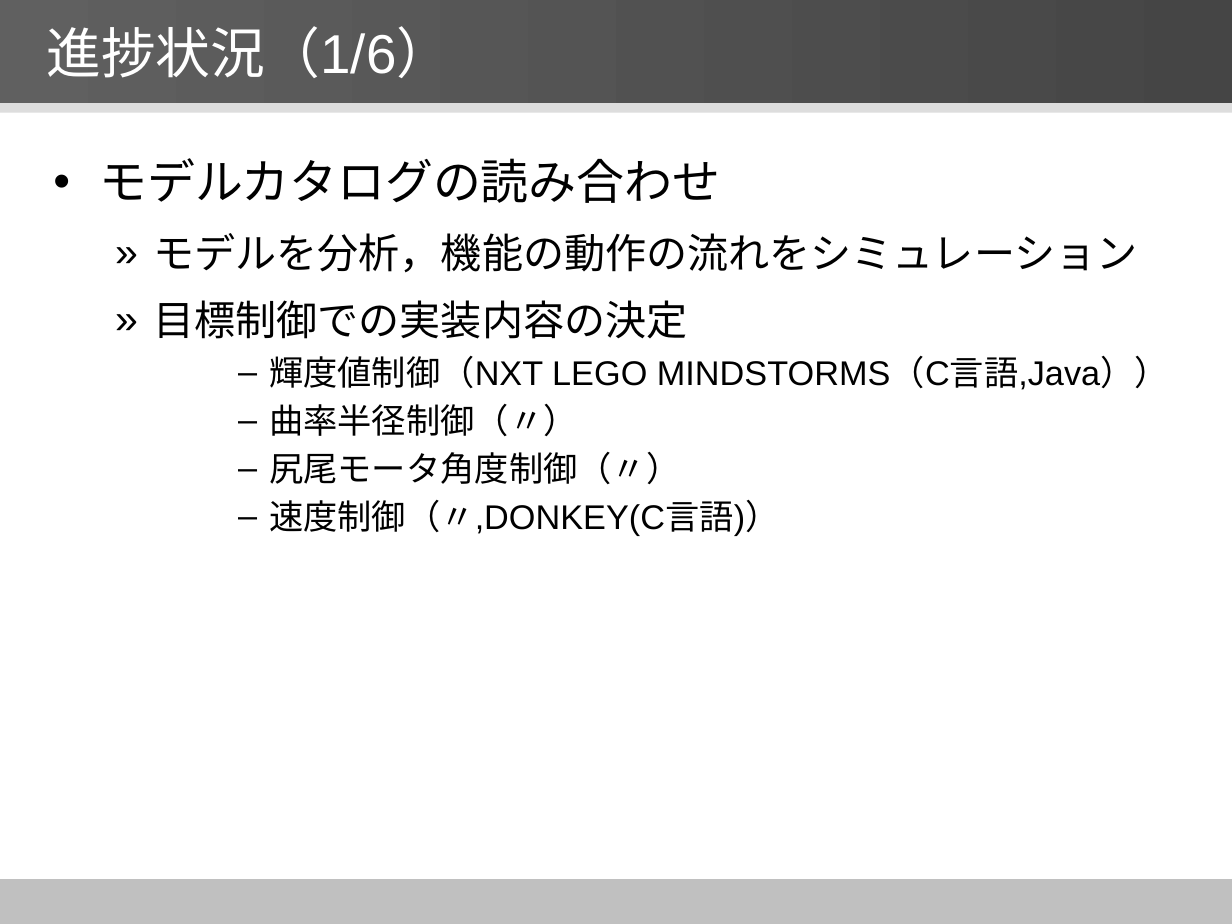
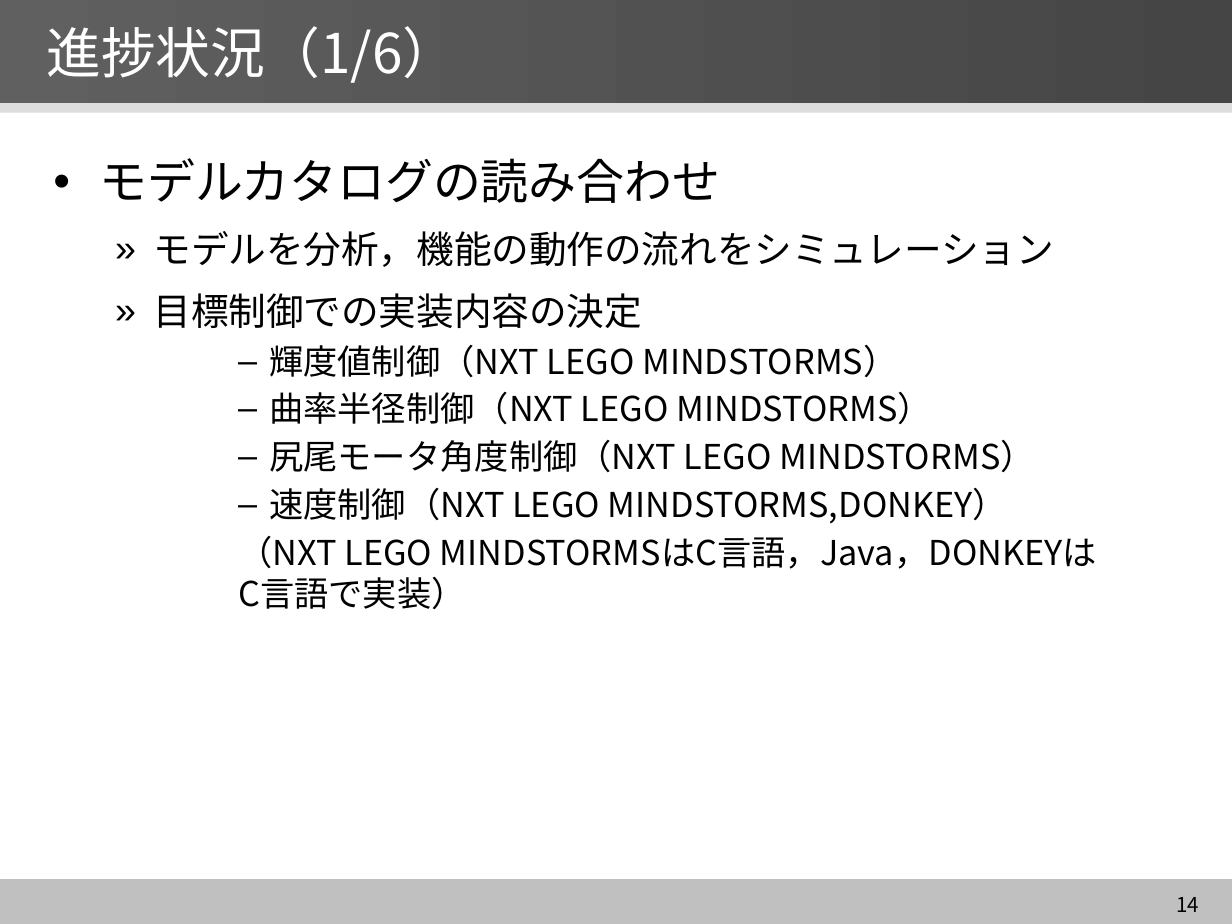
Before and after one commit to YutaNiimura/leJOS-OSEK, a slide deck: slide 14 of 中間発表関連/5I25新村祐太 中間発表スライドver2.0.pptx. Drawn at 1232x924 pixels with LibreOffice and Linux fonts; fonts in the diff are those of the drawing. Boxes give left, top, right and bottom in pixels: in the first picture for what was removed or moved away, otherwise in the second. Text is boxed around its words. In the diff, an @@ line names an element or a change of style, - is before the commit and + after.

```diff
--- a/中間発表関連/5I25新村祐太 中間発表スライドver2.0.pptx
+++ b/中間発表関連/5I25新村祐太 中間発表スライドver2.0.pptx
@@ title "進捗状況（1/6）" at [46,26,457,83]: font Arial to Noto Sans CJK JP @@
@@ text at [100,158,1054,328]: font Arial to Noto Sans CJK JP in "モデルカタログの読み合わせ", "モデルを分析，機能の動作の流れをシミュレーション", "目標制御での実装内容の決定"; size 24 to 22 pt in "モデルを分析，機能の動作の流れをシミュレーション", "目標制御での実装内容の決定" @@
@@ text at [238,345,1097,609]: text changed; font Arial to Noto Sans CJK JP @@
-      – 輝度値制御（NXT LEGO MINDSTORMS（C言語,Java））
-      – 曲率半径制御（〃）
-      – 尻尾モータ角度制御（〃）
-      – 速度制御（〃,DONKEY(C言語)）
+      – 輝度値制御（NXT LEGO MINDSTORMS）
+      – 曲率半径制御（NXT LEGO MINDSTORMS）
+      – 尻尾モータ角度制御（NXT LEGO MINDSTORMS）
+      – 速度制御（NXT LEGO MINDSTORMS,DONKEY）
+      （NXT LEGO MINDSTORMSはC言語，Java，DONKEYは
+      C言語で実装）
@@ page number added at [1176,897,1199,912], 12 pt, text #000000 @@
+14
```
Also in this commit, not shown: 19 other slides changed.
